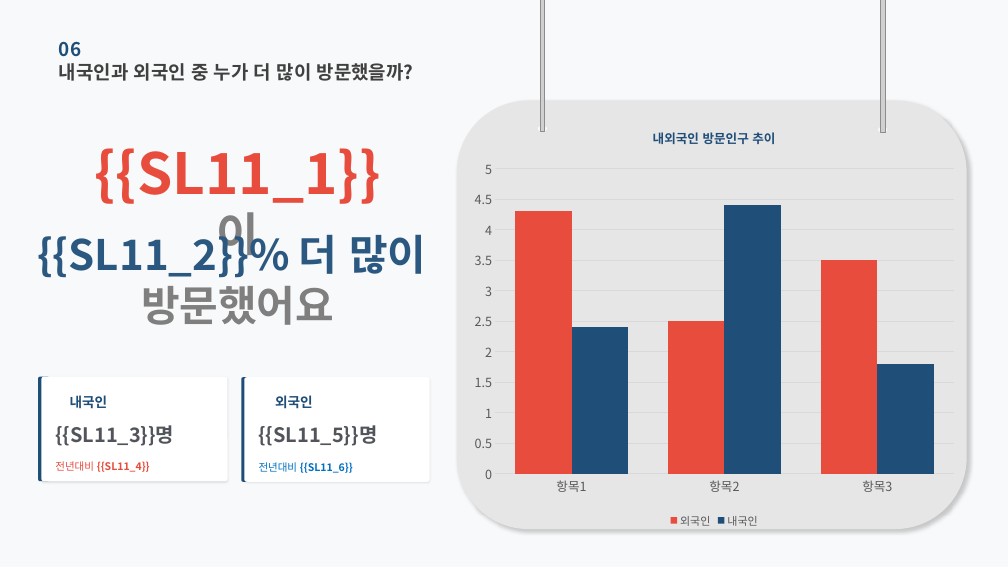
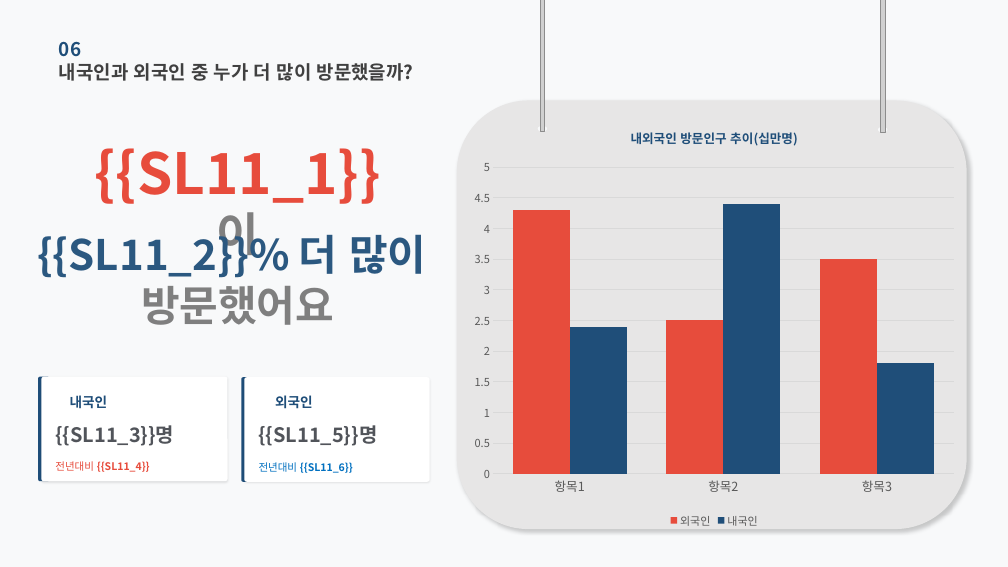
Before and after one commit to roddms/auto-report, a slide deck: slide 11 of template/master_pretendard.pptx. Drawn at 1008x567 pixels with LibreOffice and Linux fonts; fonts in the diff are those of the drawing; grey boxes stand for pictures; background and template pictures are left out. Boxes give left, top, right and bottom in pixels: in the first picture for what was removed or moved away, otherwise in the second. Text is boxed around its words. In the diff, an @@ line names an element or a change of style, - is before the commit and + after.

```diff
--- a/template/master_pretendard.pptx
+++ b/template/master_pretendard.pptx
@@ column chart at [465,112,964,532] @@
@@ title "내외국인 방문인구 추이 " to "내외국인 방문인구 추이(십만명) " @@
@@ value axis changed @@
```
Also in this commit, not shown: 23 other slides changed, 25 other files.
